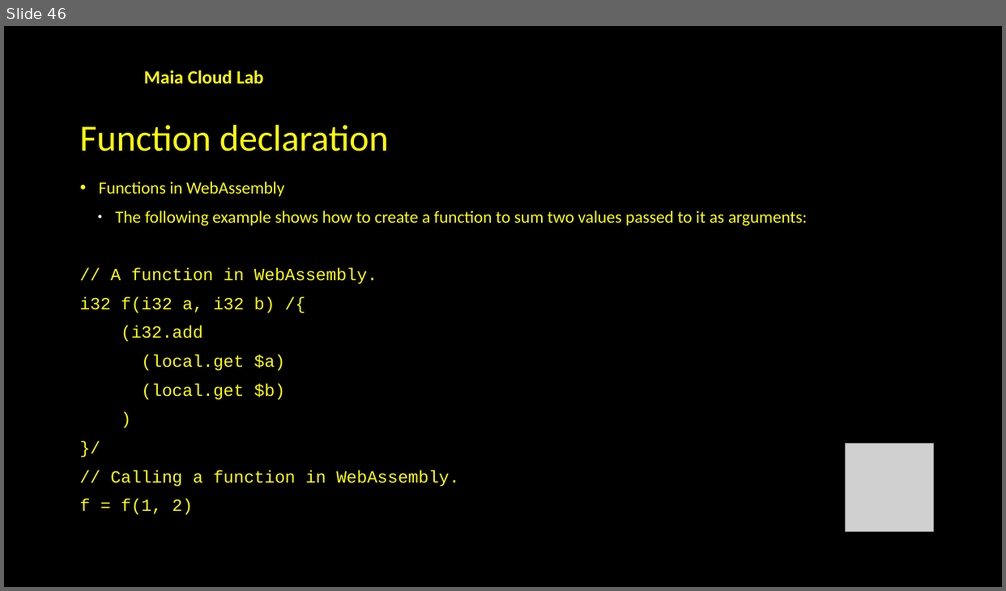
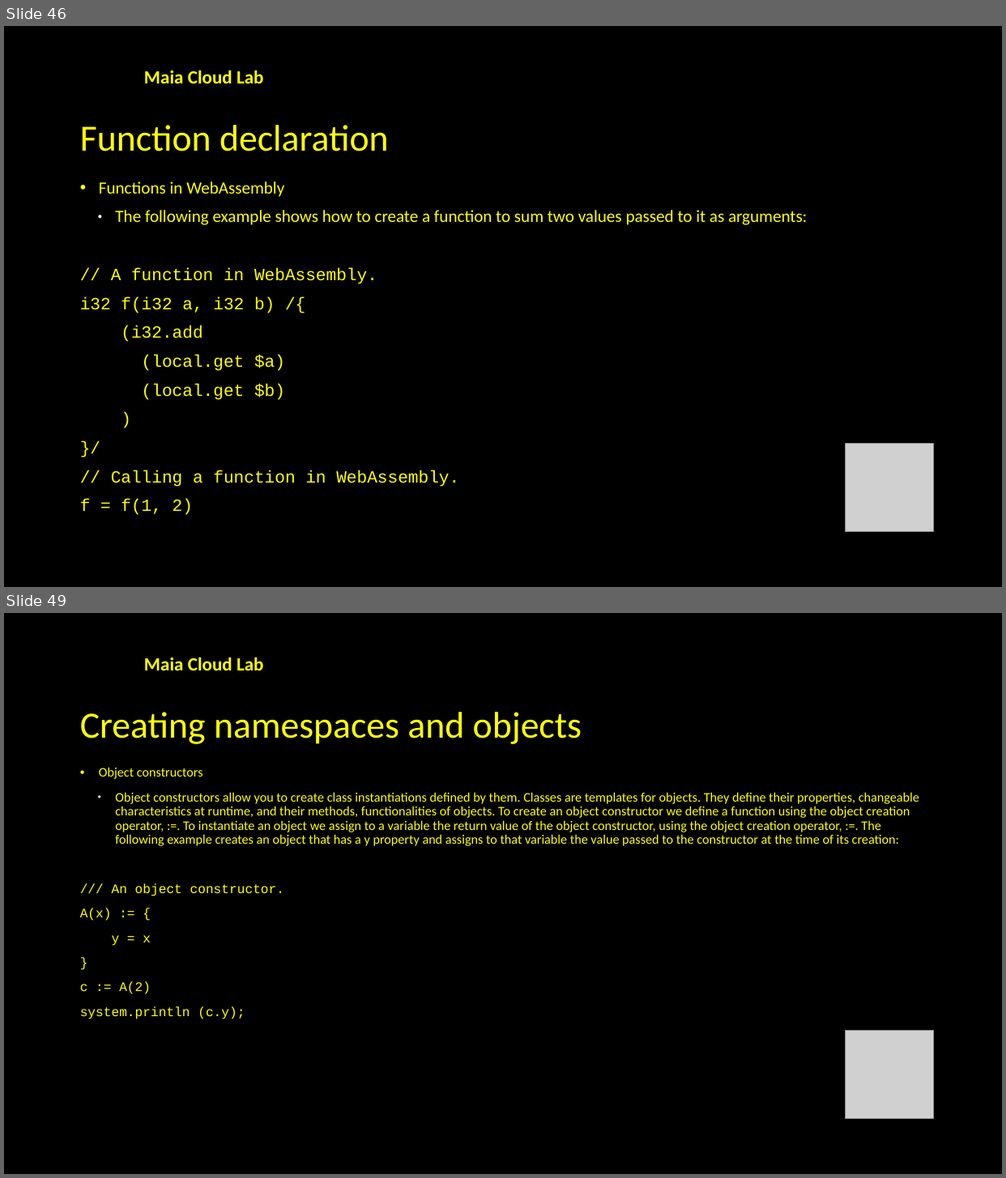
Before and after one commit to souzamonteiro/maiascript-compiler, a slide deck: slides/Introduction to MaiaScript.pptx. Shown one above the other, each under a label of ours: slide 46 before the commit, slides 46 and 49 after it; the slides between them are not shown. The pictures are 1006x591 and 1006x1178 pixels, drawn with LibreOffice and Linux fonts; fonts in the diff are those of the drawing; grey boxes stand for pictures; background and template pictures are left out. Boxes give left, top, right and bottom in pixels: in the first picture for what was removed or moved away, otherwise in the second. Text is boxed around its words. In the diff, an @@ line names an element or a change of style, - is before the commit and + after.

```diff
--- a/slides/Introduction to MaiaScript.pptx
+++ b/slides/Introduction to MaiaScript.pptx
@@ slide 49 added at [4,613,1002,1174], background #000000; not listed: 1 template element that a slide beside it also shows @@
@@ text added at [80,712,582,744], 35.6 pt, text #FFFF00 @@
+Creating namespaces and objects
@@ text added at [80,767,919,1020], 12.6 pt, text #FFFF00 @@
+• Object constructors
+  ● Object constructors allow you to create class instantiations defined by them. Classes are templates for objects. They define their properties, changeable characteristics at runtime, and their methods, functionalities of objects. To create an object constructor we define a function using the object creation operator, :=. To instantiate an object we assign to a variable the return value of the object constructor, using the object creation operator, :=. The following example creates an object that has a y property and assigns to that variable the value passed to the constructor at the time of its creation:
+/// An object constructor.
+A(x) := {
+y = x
+}
+c := A(2)
+system.println (c.y);
@@ picture added at [846,1030,934,1118] @@
```
Also in this commit, not shown: 3 slides changed, 8 other slides added, 29 slides removed, 1 other file.
